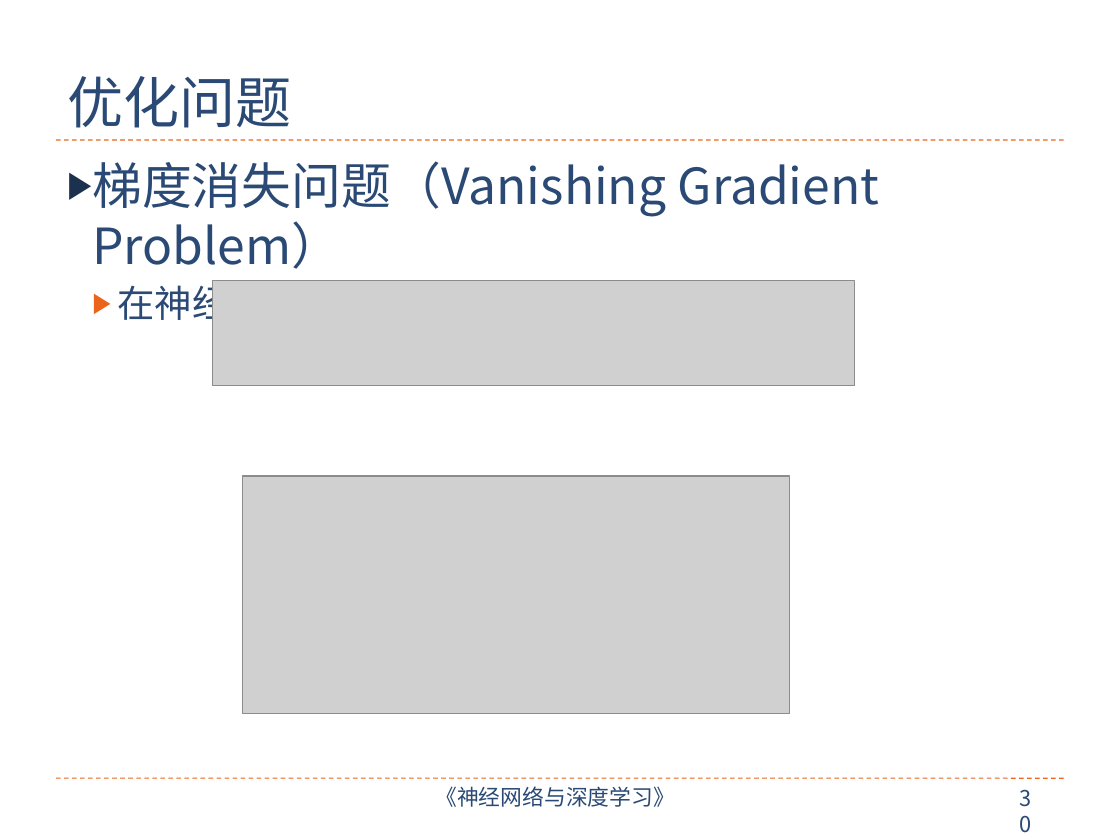
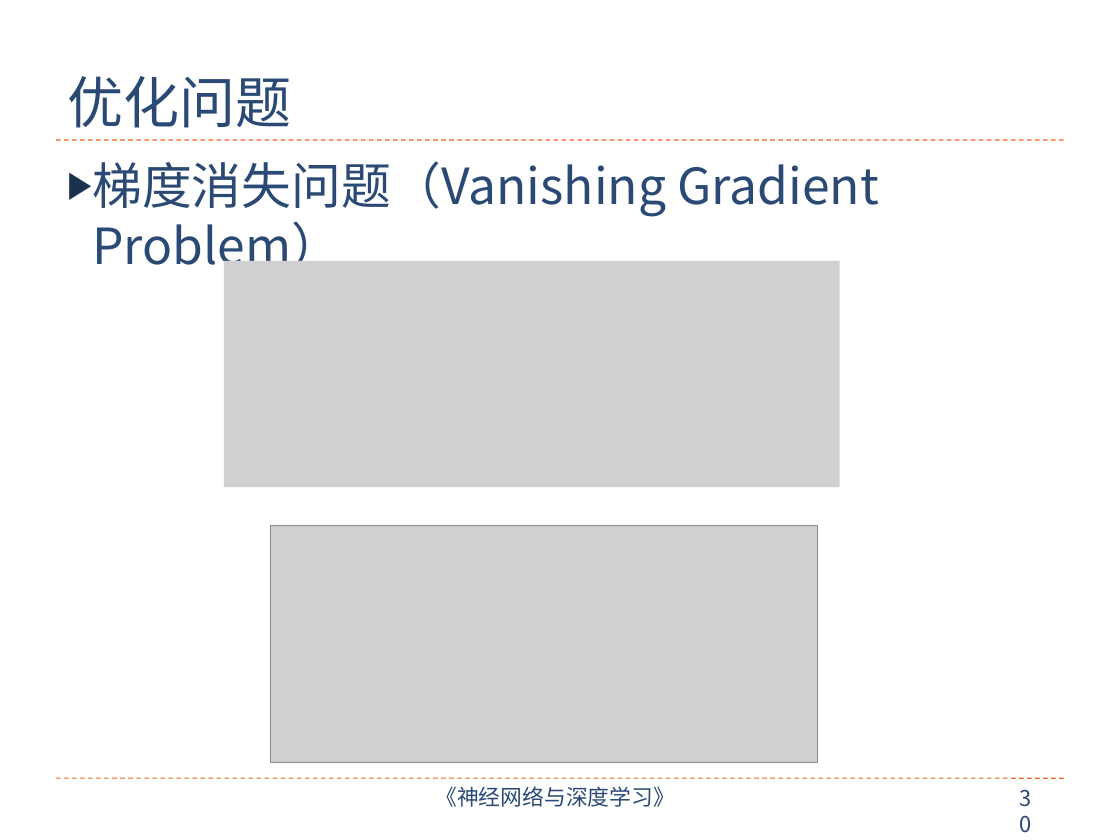
Before and after one commit to nndl/nndl.github.io, a slide deck: slide 30 of ppt/chap-前馈神经网络.pptx. Drawn at 1120x840 pixels with LibreOffice and Linux fonts; fonts in the diff are those of the drawing; grey boxes stand for pictures. Boxes give left, top, right and bottom in pixels: in the first picture for what was removed or moved away, otherwise in the second. Text is boxed around its words. In the diff, an @@ line names an element or a change of style, - is before the commit and + after.

```diff
--- a/ppt/chap-前馈神经网络.pptx
+++ b/ppt/chap-前馈神经网络.pptx
@@ picture added at <box>224,261,840,487</box> @@
@@ text at <box>118,279,790,327</box>: paragraph removed @@
-  ▶ 在神经网络中误差反向传播的迭代公式为
@@ picture removed at <box>213,281,855,386</box> @@
@@ picture: place and size @@
-picture at <box>243,476,790,713</box>
+picture at <box>271,525,818,763</box>
```
Also in this commit, not shown: 2 other slides changed.
